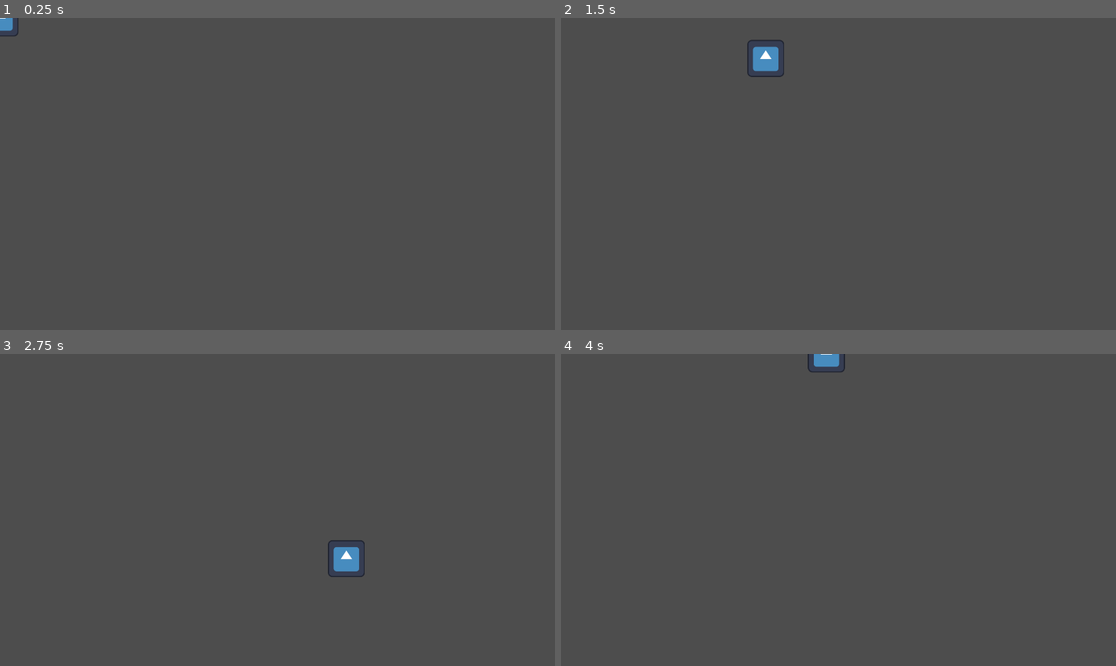
Above: before the commit, frames 1-4 (two rows, left to right).
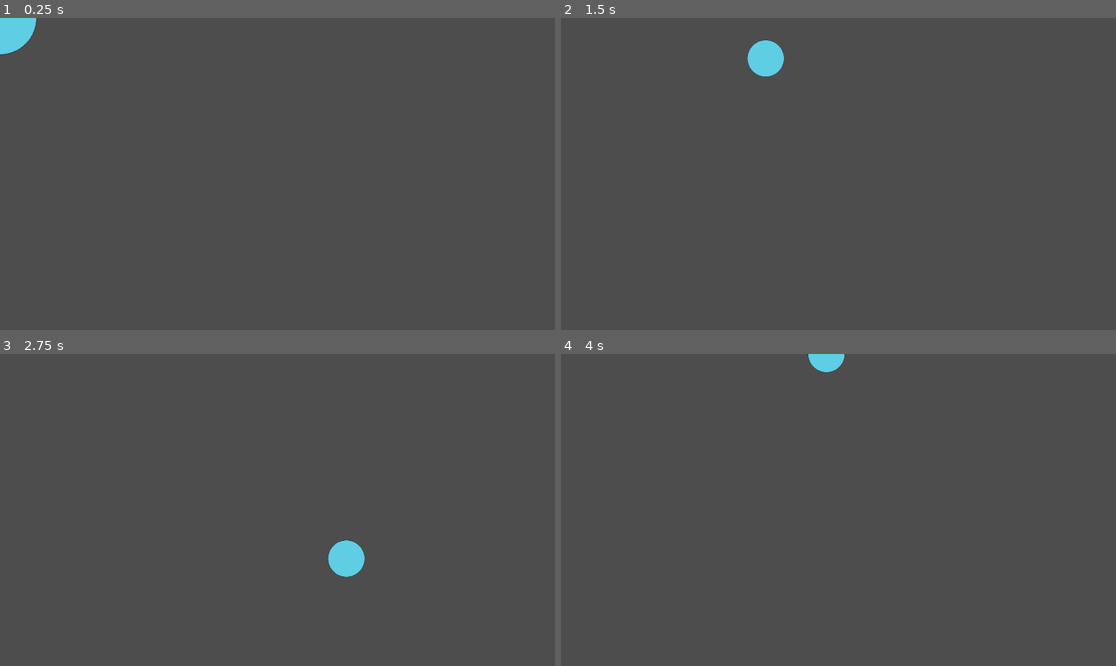
Above: after the commit, the same moments.

Repository: entityJY/deltarunesque-game
Game: Godot game, scene res://player/player.tscn
Two runs of this game, one before a commit and one after it. Both use one fixed random seed, a clock stepped at 60 frames per second and the inputs below. The project has no main scene, so this scene is started directly. The engine's default icon, where the game draws it, is replaced by a stand-in: a white triangle on a blue panel in a dark square.
Inputs:
- Up to frame 1 (0.25 s): no input
- Up to frame 2 (1.5 s): tap Enter (ui_accept) at 0.5, 0.77, 0.8, 1.07, 1.35 s; hold D (right) 0.53-1.28 s; tap Shift (dash) at 0.6 s; hold S (down) from 1.28 s (still down)
- Up to frame 3 (2.75 s): tap Enter (ui_accept) at 1.52, 1.82, 2.3 s; tap Shift (dash) at 1.55, 2.1 s; release S (down) at 2.03 s; hold D (right) from 2.03 s (still down)
- Up to frame 4 (4 s): release D (right) at 2.78 s; hold W (up) 2.78-3.53 s; tap Shift (dash) at 2.85 s; tap Enter (ui_accept) at 3.02, 3.32, 3.6, 3.77 s; hold A (left) from 3.53 s (still down)

The runs differ from the first frame. In frame 1, 0.6% of the frame differs, in the area x 0-7%, y 0-12%; in frame 2, 0.7%, in the area x 33-41%, y 6-19%; in frame 3, 0.7%; in frame 4, 0.3%.

Commit message:
Add functionality for different sized shields to player

Diff:
--- a/player/player.tscn
+++ b/player/player.tscn
@@ -1,20 +1,51 @@
 [gd_scene format=3 uid="uid://qoag6cs0222u"]
 
-[ext_resource type="Texture2D" uid="uid://8fnc0lfhh6" path="res://icon.svg" id="1_oul6g"]
 [ext_resource type="Script" uid="uid://csqmcc5j0s2c0" path="res://player/scripts/player.gd" id="1_rkbax"]
+[ext_resource type="Texture2D" uid="uid://c4gjjl0evywiv" path="res://player/assets/shield.png" id="2_rkbax"]
 
 [sub_resource type="CircleShape2D" id="CircleShape2D_rkbax"]
-radius = 30.0
+radius = 32.0
 
-[node name="Player" type="Node2D" unique_id=397257860 node_paths=PackedStringArray("hit_box_shape")]
+[sub_resource type="CircleShape2D" id="CircleShape2D_g1dw6"]
+radius = 96.0
+
+[node name="Player" type="Node2D" unique_id=397257860 node_paths=PackedStringArray("hit_box", "outer_shield", "shield_sprite_array")]
 script = ExtResource("1_rkbax")
-dash_cooldown = 0.4
-hit_box_shape = NodePath("Area2D/CollisionShape2D")
+hit_box = NodePath("Hitbox")
+outer_shield = NodePath("OuterHitbox")
+shield_sprite_array = [NodePath("Shields/Shield0"), NodePath("Shields/Shield1"), NodePath("Shields/Shield2"), NodePath("Shields/Shield3"), NodePath("Shields/Shield4")]
 
-[node name="Sprite2D" type="Sprite2D" parent="." unique_id=1124570379]
-texture = ExtResource("1_oul6g")
+[node name="Shields" type="Node2D" parent="." unique_id=656366786]
 
-[node name="Area2D" type="Area2D" parent="." unique_id=1720063706]
+[node name="Shield0" type="Sprite2D" parent="Shields" unique_id=1124570379]
+texture = ExtResource("2_rkbax")
 
-[node name="CollisionShape2D" type="CollisionShape2D" parent="Area2D" unique_id=647341898]
+[node name="Shield1" type="Sprite2D" parent="Shields" unique_id=671344083]
+visible = false
+scale = Vector2(1.25, 1.25)
+texture = ExtResource("2_rkbax")
+
+[node name="Shield2" type="Sprite2D" parent="Shields" unique_id=1434866264]
+visible = false
+scale = Vector2(1.5, 1.5)
+texture = ExtResource("2_rkbax")
+
+[node name="Shield3" type="Sprite2D" parent="Shields" unique_id=43616502]
+visible = false
+scale = Vector2(1.75, 1.75)
+texture = ExtResource("2_rkbax")
+
+[node name="Shield4" type="Sprite2D" parent="Shields" unique_id=2044662691]
+visible = false
+scale = Vector2(2, 2)
+texture = ExtResource("2_rkbax")
+
+[node name="Hitbox" type="Area2D" parent="." unique_id=1720063706]
+
+[node name="CollisionShape2D" type="CollisionShape2D" parent="Hitbox" unique_id=647341898]
 shape = SubResource("CircleShape2D_rkbax")
+
+[node name="OuterHitbox" type="Area2D" parent="." unique_id=1691501548]
+
+[node name="CollisionShape2D" type="CollisionShape2D" parent="OuterHitbox" unique_id=1160421124]
+shape = SubResource("CircleShape2D_g1dw6")
--- a/player/scripts/player.gd
+++ b/player/scripts/player.gd
@@ -1,11 +1,17 @@
 extends Node2D
 class_name Player
+
 
 enum dash_states {
 	DASH_AVAILABLE,
 	DASHING,
 	DASH_COOLDOWN,
 }
+
+# 32 48  64  80  96
+# 1  1.5 2   2.5 3
+# 96 112 128 144 160
+# 1	 1/6 2/6 3/6 4/6
 
 @export_group("Movement Settings")
 @export var move_speed: float = 700.0
@@ -18,7 +24,12 @@
 var dash_state: dash_states = dash_states.DASH_AVAILABLE
 
 @export_group("Components")
-@export var hit_box_shape: CollisionShape2D
+@export var hit_box: Area2D
+@export var outer_shield: Area2D
+@export var shield_sprite_array: Array[Sprite2D]
+
+var shield_level: int = 4: set = set_shield_level
+
 
 func _ready() -> void:
 	dash_speed = dash_distance/dash_time
@@ -26,9 +37,13 @@
 	dash_timer = Timer.new()
 	dash_timer.one_shot = true
 	add_child(dash_timer)
+	set_shield_level(shield_level)
 
 func _physics_process(delta: float) -> void:
+	if Input.is_action_just_pressed("ui_accept"):
+		shield_level -= 1
 	movement(delta)
+
 
 func movement(delta: float) -> void:
 	if dash_state == dash_states.DASHING:
@@ -64,3 +79,20 @@
 	dash_timer.start()
 	await dash_timer.timeout
 	dash_state = dash_states.DASH_AVAILABLE
+
+
+func set_shield_level(level: int) -> void:
+	if level < 0 or level > 4:
+		return
+
+	shield_level = level
+	for i in range(5):
+		if i == level:
+			shield_sprite_array[i].visible = true
+		else:
+			shield_sprite_array[i].visible = false
+
+	var scale_hit_box = func (i):
+		hit_box.scale = Vector2.ONE * (1 + float(i) / 2)
+		outer_shield.scale = Vector2.ONE * (1 + float(i) / 6)
+	scale_hit_box.call_deferred(level)
Binary file added: player/assets/shield.png
Not shown, added: player/assets/shield.png.import
